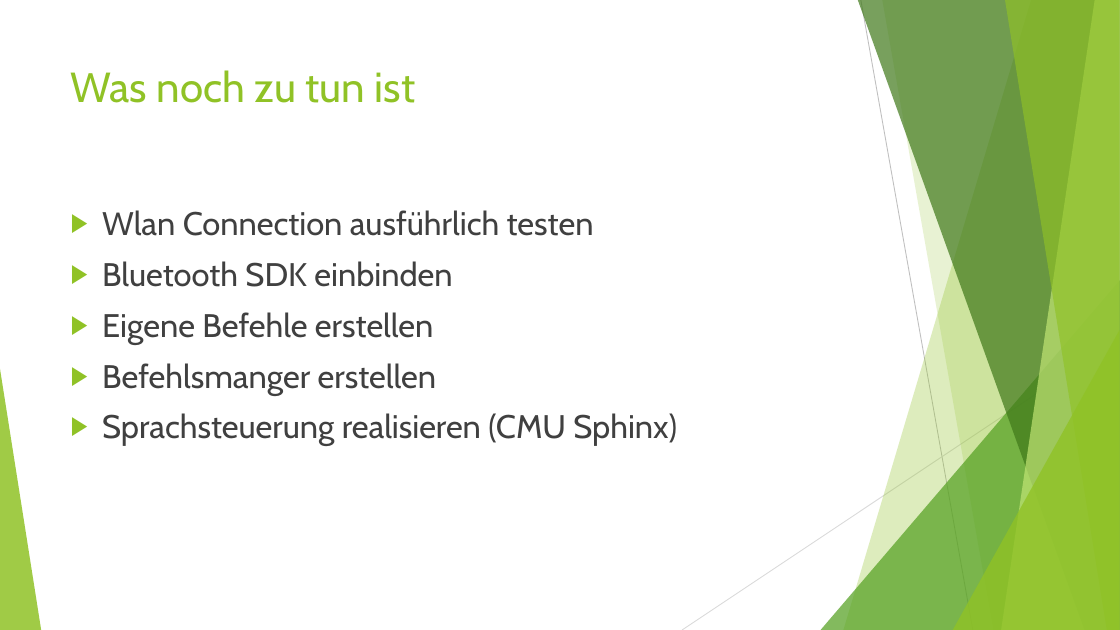
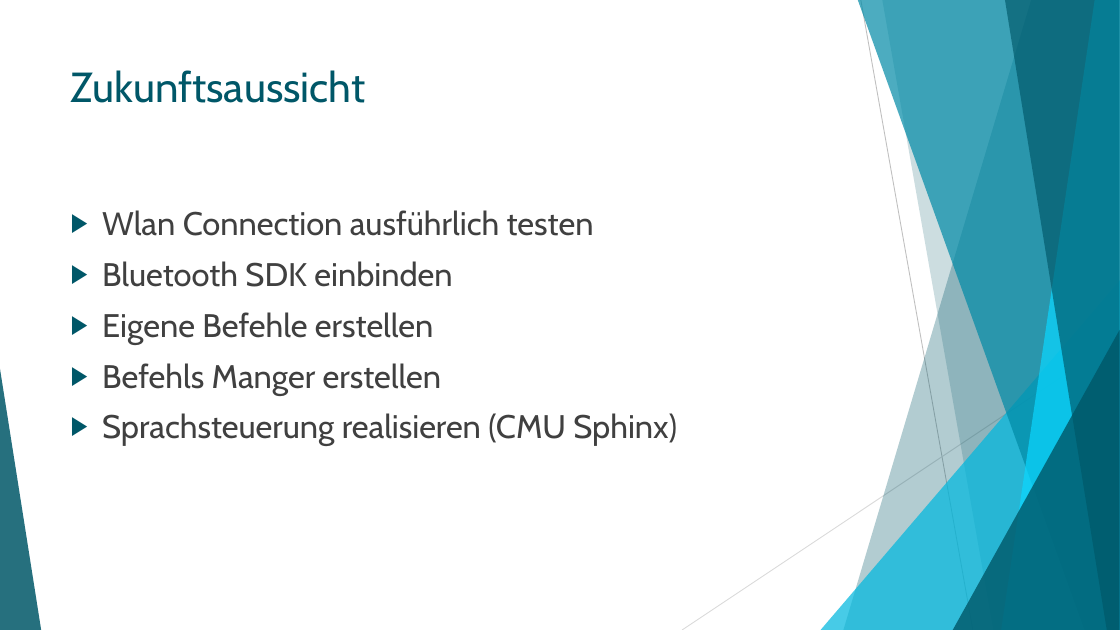
Before and after one commit to ADCSP/DrohnenSteuerung, a slide deck: slide 10 of Präsentation/SoftwarePraktikum.pptx (slide 11 before the commit). Drawn at 1120x630 pixels with LibreOffice and Linux fonts; fonts in the diff are those of the drawing. Boxes give left, top, right and bottom in pixels: in the first picture for what was removed or moved away, otherwise in the second. Text is boxed around its words. In the diff, an @@ line names an element or a change of style, - is before the commit and + after.

Commit message:
Changed Präsentation colors

```diff
--- a/Präsentation/SoftwarePraktikum.pptx
+++ b/Präsentation/SoftwarePraktikum.pptx
@@ freeform shape at (844, 0, 1120, 630): fill #90C226 at 30% opacity to #005768 at 30% opacity @@
@@ freeform shape at (858, 0, 1120, 630): fill #3F7819 at 70% opacity to #008AA6 at 70% opacity @@
@@ freeform shape at (882, 0, 1120, 630): fill #90C226 at 20% opacity to #005768 at 20% opacity @@
@@ freeform shape at (1002, 0, 1120, 630): fill #C0E474 at 70% opacity to #0BD7FF at 70% opacity @@
@@ freeform shape at (1005, 0, 1120, 630): fill #90C226 at 65% opacity to #005768 at 65% opacity @@
@@ title at (71, 70, 366, 103): text changed; text colour #90C226 to #005768 @@
-Was noch zu tun ist
+Zukunftsaussicht
@@ text at (102, 210, 677, 446): bullet colour #90C226 to #005768 @@
@@ triangle at (821, 280, 1120, 630): fill #54A021 at 72% opacity to #00B8DE at 72% opacity @@
@@ triangle at (953, 330, 1120, 630): fill #90C226 at 80% opacity to #005768 at 80% opacity @@
@@ triangle at (0, 369, 41, 630): fill #90C226 at 85% opacity to #005768 at 85% opacity @@
@@ text at (102, 363, 441, 396): text changed @@
-▶ Befehlsmanger erstellen
+▶ Befehls Manger erstellen
```
Also in this commit, not shown: 9 other slides changed, 1 slide removed.
